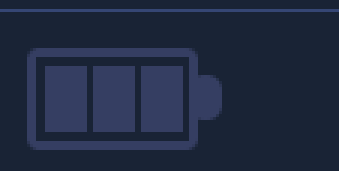
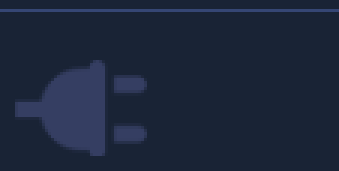
Two versions of the same layered image (w=339, h=171). Layer-by-layer changes:
hid "bat border" over <box>27,48,222,150</box>
hid "bat" over <box>45,66,183,132</box>
showed "plug", painted on it over <box>15,48,168,156</box>
